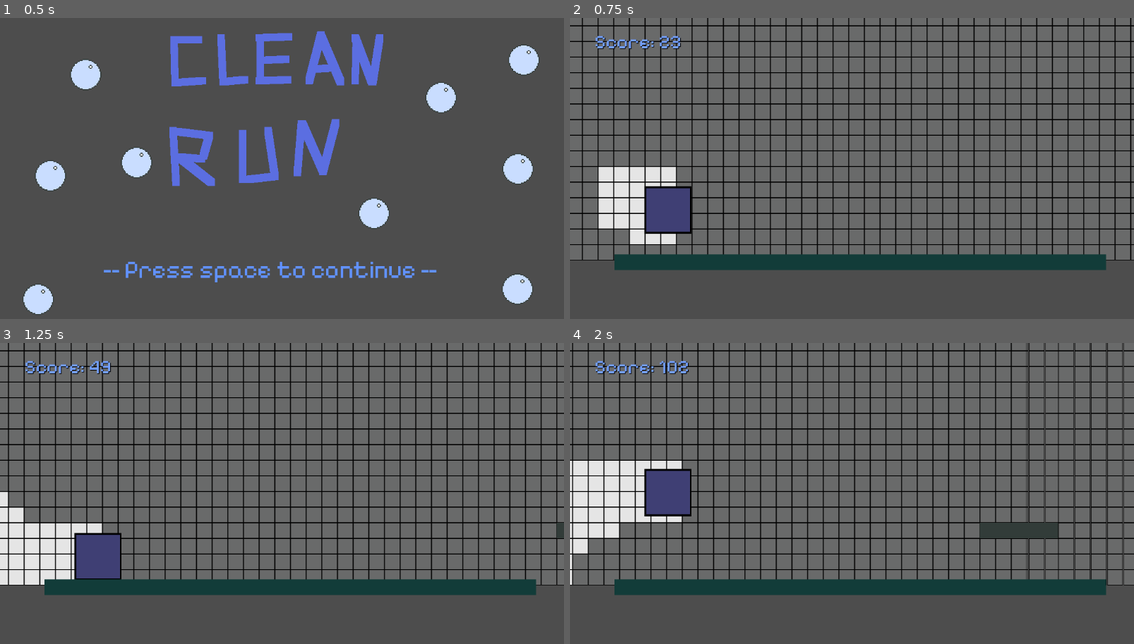
Above: before the commit, frames 1-4 (two rows, left to right).
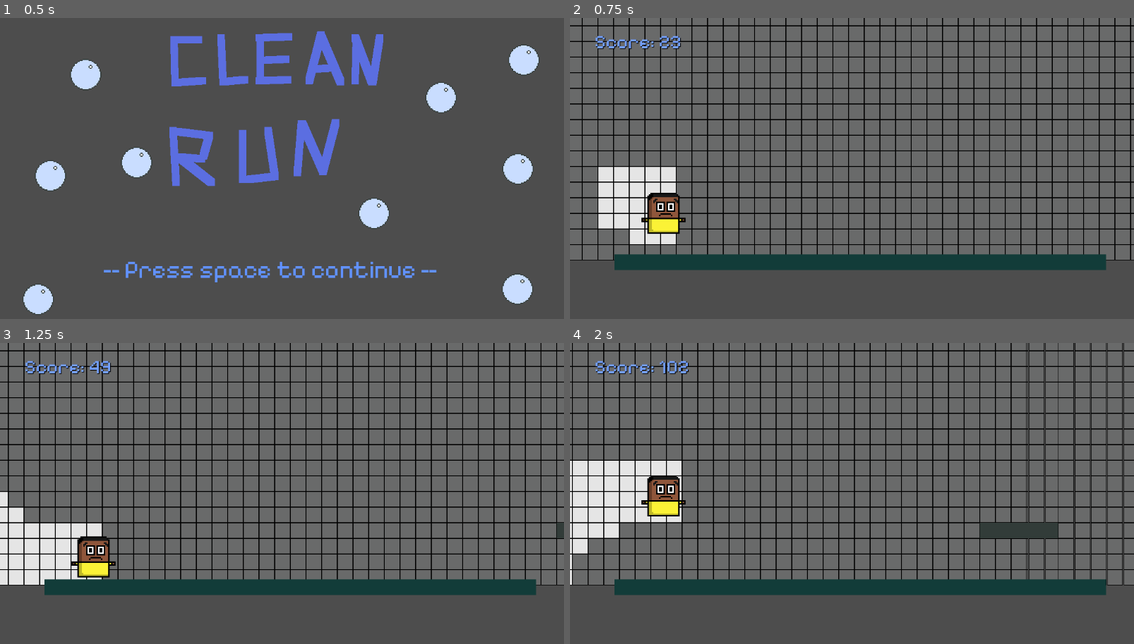
Above: after the commit, the same moments.

Repository: AJRodz88/ggj2025
Game: Godot game, scene res://title_screen.tscn
Two runs of this game, one before a commit and one after it. Both use one fixed random seed, a clock stepped at 60 frames per second and the inputs below.
Inputs:
- Up to frame 1 (0.5 s): no input
- Up to frame 2 (0.75 s): tap Space at 0.5 s; hold Right (ui_right) from 0.53 s (still down); hold Enter (ui_accept) from 0.53 s (still down)
- Up to frame 3 (1.25 s): keep holding Right (ui_right); keep holding Enter (ui_accept)
- Up to frame 4 (2 s): keep holding Right (ui_right); release Enter (ui_accept) at 1.28 s; tap Enter (ui_accept) at 1.35, 1.52, 1.82 s

Frame 1 is identical in both runs. In frame 2, 4.0% of the frame differs, in the area x 2-97%, y 0-81%; in frame 3, 4.2%, in the area x 1-99%, y 0-81%; in frame 4, 4.1%.

Commit message:
Main Character animates

Diff:
--- a/player.gd
+++ b/player.gd
@@ -23,6 +23,10 @@
 		canAirJump = false
 		littleBitHigher = true
 		$Jump.play()
+		$AnimatedSprite2D.play("Jump")
+	elif is_on_floor():
+		$AnimatedSprite2D.play("Run")
+
 
 	#doesn't work, interfears with the regular jump
 	#if Input.is_action_pressed("ui_accept") and littleBitHigher:
--- a/player.tscn
+++ b/player.tscn
@@ -1,9 +1,10 @@
-[gd_scene load_steps=9 format=3 uid="uid://cdhsomgev87j0"]
+[gd_scene load_steps=16 format=3 uid="uid://cdhsomgev87j0"]
 
 [ext_resource type="Script" path="res://player.gd" id="1_b0ke7"]
-[ext_resource type="Texture2D" uid="uid://ilm4lnfnd4d" path="res://Sprites/Character1.png" id="2_n0th3"]
 [ext_resource type="AudioStream" uid="uid://c8h7qblimyuph" path="res://Audio/jump.wav" id="3_6fg66"]
 [ext_resource type="AudioStream" uid="uid://dq51mjxmftc3i" path="res://Audio/dead.wav" id="4_3l260"]
+[ext_resource type="Texture2D" uid="uid://bsepsgncqnduw" path="res://Sprites/PixelMain-Jump.png" id="5_deolx"]
+[ext_resource type="Texture2D" uid="uid://b4r1xft440cxe" path="res://Sprites/PixelMain-Run.png" id="6_ai45t"]
 
 [sub_resource type="RectangleShape2D" id="RectangleShape2D_alon6"]
 size = Vector2(67, 97)
@@ -48,18 +49,6 @@
 "method": &"queue_free"
 }]
 }
-tracks/3/type = "value"
-tracks/3/imported = false
-tracks/3/enabled = true
-tracks/3/path = NodePath("Sprite2D:visible")
-tracks/3/interp = 1
-tracks/3/loop_wrap = true
-tracks/3/keys = {
-"times": PackedFloat32Array(0),
-"transitions": PackedFloat32Array(1),
-"update": 1,
-"values": [false]
-}
 
 [sub_resource type="Animation" id="Animation_ydawm"]
 length = 0.001
@@ -87,32 +76,63 @@
 "update": 1,
 "values": [false]
 }
-tracks/2/type = "value"
-tracks/2/imported = false
-tracks/2/enabled = true
-tracks/2/path = NodePath("Sprite2D:visible")
-tracks/2/interp = 1
-tracks/2/loop_wrap = true
-tracks/2/keys = {
-"times": PackedFloat32Array(0),
-"transitions": PackedFloat32Array(1),
-"update": 1,
-"values": [true]
-}
+
+[sub_resource type="Animation" id="Animation_vm2wl"]
+resource_name = "Run"
 
 [sub_resource type="AnimationLibrary" id="AnimationLibrary_3nwwv"]
 _data = {
 "Dead": SubResource("Animation_wk68d"),
-"RESET": SubResource("Animation_ydawm")
+"RESET": SubResource("Animation_ydawm"),
+"Run": SubResource("Animation_vm2wl")
 }
+
+[sub_resource type="AtlasTexture" id="AtlasTexture_2i63d"]
+atlas = ExtResource("5_deolx")
+region = Rect2(0, 0, 32, 32)
+
+[sub_resource type="AtlasTexture" id="AtlasTexture_c2w5t"]
+atlas = ExtResource("5_deolx")
+region = Rect2(32, 0, 32, 32)
+
+[sub_resource type="AtlasTexture" id="AtlasTexture_0k1fc"]
+atlas = ExtResource("6_ai45t")
+region = Rect2(0, 0, 32, 32)
+
+[sub_resource type="AtlasTexture" id="AtlasTexture_qvssc"]
+atlas = ExtResource("6_ai45t")
+region = Rect2(32, 0, 32, 32)
+
+[sub_resource type="SpriteFrames" id="SpriteFrames_k3dx1"]
+animations = [{
+"frames": [{
+"duration": 1.0,
+"texture": SubResource("AtlasTexture_2i63d")
+}, {
+"duration": 1.0,
+"texture": SubResource("AtlasTexture_c2w5t")
+}],
+"loop": true,
+"name": &"Jump",
+"speed": 10.0
+}, {
+"frames": [{
+"duration": 1.0,
+"texture": SubResource("AtlasTexture_0k1fc")
+}, {
+"duration": 1.0,
+"texture": SubResource("AtlasTexture_qvssc")
+}],
+"loop": true,
+"name": &"Run",
+"speed": 10.0
+}]
 
 [node name="Player" type="CharacterBody2D" groups=["Player"]]
 script = ExtResource("1_b0ke7")
 
-[node name="Sprite2D" type="Sprite2D" parent="." groups=["Player"]]
-texture = ExtResource("2_n0th3")
-
 [node name="CollisionShape2D" type="CollisionShape2D" parent="." groups=["Player"]]
+visible = false
 position = Vector2(-14.5, 15.5)
 shape = SubResource("RectangleShape2D_alon6")
 
@@ -128,3 +148,12 @@
 libraries = {
 "": SubResource("AnimationLibrary_3nwwv")
 }
+
+[node name="AnimatedSprite2D" type="AnimatedSprite2D" parent="."]
+position = Vector2(-12, 16)
+scale = Vector2(3, 3)
+sprite_frames = SubResource("SpriteFrames_k3dx1")
+animation = &"Jump"
+autoplay = "Run"
+frame = 1
+frame_progress = 0.914896
--- a/project.godot
+++ b/project.godot
@@ -48,3 +48,7 @@
 , Object(InputEventKey,"resource_local_to_scene":false,"resource_name":"","device":0,"window_id":0,"alt_pressed":false,"shift_pressed":false,"ctrl_pressed":false,"meta_pressed":false,"pressed":false,"keycode":0,"physical_keycode":68,"key_label":0,"unicode":0,"location":0,"echo":false,"script":null)
 ]
 }
+
+[rendering]
+
+textures/canvas_textures/default_texture_filter=0
Binary file added: Sprites/PixelMain-Jump.png
Not shown, added: Sprites/PixelMain-Jump.png.import
Binary file added: Sprites/PixelMain-Run.png
Not shown, added: Sprites/PixelMain-Run.png.import
Not shown, added: Sprites/PixelMain-Runpng.png.import
Binary file added: Sprites/PixelMain.aseprite
Binary file added: Sprites/PixelMain.png
Not shown, added: Sprites/PixelMain.png.import
Binary file added: Sprites/SimpleMain.aseprite
